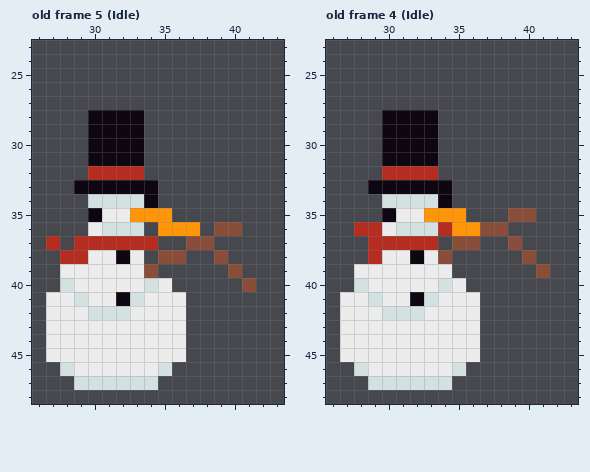
Edited in one commit: pixel-art file (Assets/Enemies/Snowman/T_Snowman.aseprite). Above: the version before the commit.
64x64 pixels, 9 frames. Shown: old frame 5 (Idle): x 26..43, y 23..48; old frame 4 (Idle): x 26..43, y 23..48. The commit also changed other frames, which this record leaves out.
After:
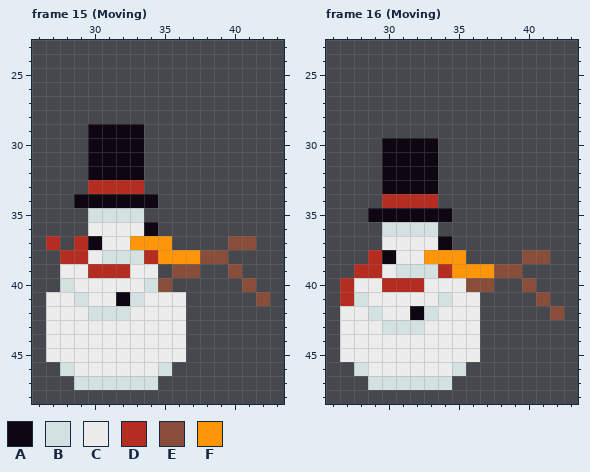
Palette (. is transparent): A #0e0711  B #d3e1e0  C #ececec  D #b52d21  E #884e3a  F #ff9609
A new or re-ordered frame is compared with the old frame closest to it.
The commit says: Snowman moving anim
Diff:
frames 9 -> 16
Frame 15 (Moving) is new; against old frame 5 (Idle), layers "Arm", "Head", "Torso":
y 28: x 30..33 AAAA -> ....
y 32: x 30..33 DDDD -> AAAA
y 33: x 29..34 AAAAAA -> .DDDD.
y 34: x 29..33 .BBBB -> AAAAA
y 35: x 30..35 ACCFFF -> BBBB..
y 36: x 31..37 BBB.FFF -> CCCA...; x 39..40 EE -> ..
y 37: x 30..35 DDDDD. -> ACCFFF; x 37..38 EE -> ..; x 40..41 .. -> EE
y 38: x 31..38 CAC.EE.. -> BBBDFFFE
y 39: x 30..32 CCC -> DDD; x 34 E -> C; x 36..37 .. -> EE
y 40: x 35 C -> E
y 41: x 42 . -> E
Frame 16 (Moving) is new; against old frame 4 (Idle), layers "Arm", "Head", "Torso":
y 28..29: x 30..33 AAAA -> ....
y 32: x 30..33 DDDD -> AAAA
y 33: x 29 A -> .; x 34 A -> .
y 34: x 30..34 BBBBA -> DDDD.
y 35: x 29 . -> A; x 31..35 CCFFF -> AAAA.; x 39..40 EE -> ..
y 36: x 28..30 DDC -> ..B; x 34..38 DFFEE -> .....
y 37: x 29..36 DDDDD.EE -> .CCCCA..; x 39 E -> .
y 38: x 30 C -> A; x 32..35 ACE. -> CFFF; x 41 . -> E
y 39: x 28..29 CC -> DD; x 31..39 CCCC..... -> BBBDFFFEE; x 41 E -> .
y 40: x 27..28 .B -> DC; x 30..32 CCC -> DDD; x 34 B -> C; x 36..37 .. -> EE; x 40 . -> E
y 41: x 27..29 CCB -> DBC; x 32..34 ABC -> CCB; x 41 . -> E
y 42: x 29..33 CBBBC -> BCCAB; x 42 . -> E
y 43: x 30..32 CCC -> BBB
Where, in picture pixels (left, top, right, bottom), the same in both pictures:
erased: (88, 110, 144, 124)
changed: (74, 166, 270, 306)
changed: (340, 110, 564, 334)
